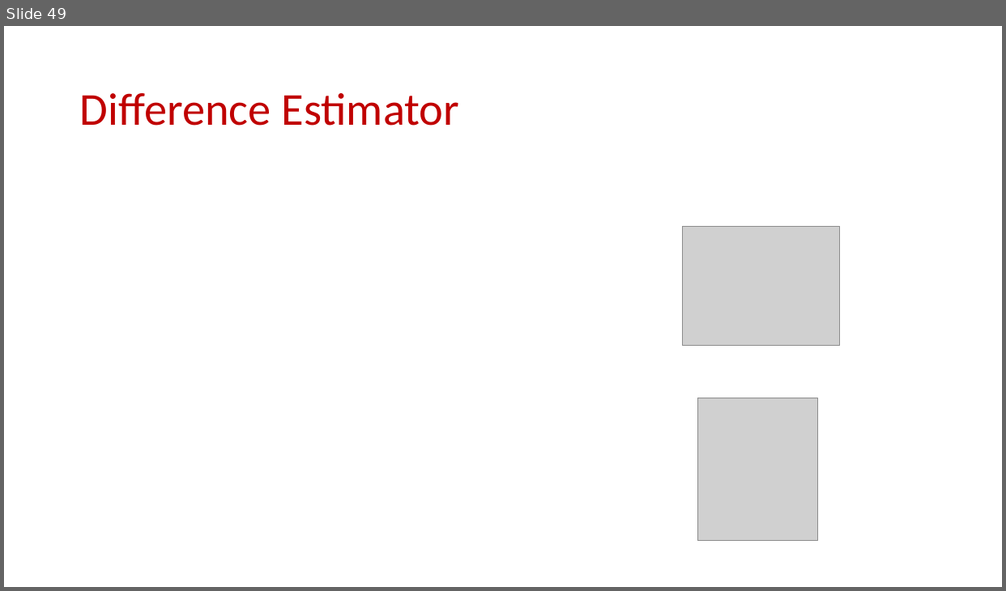
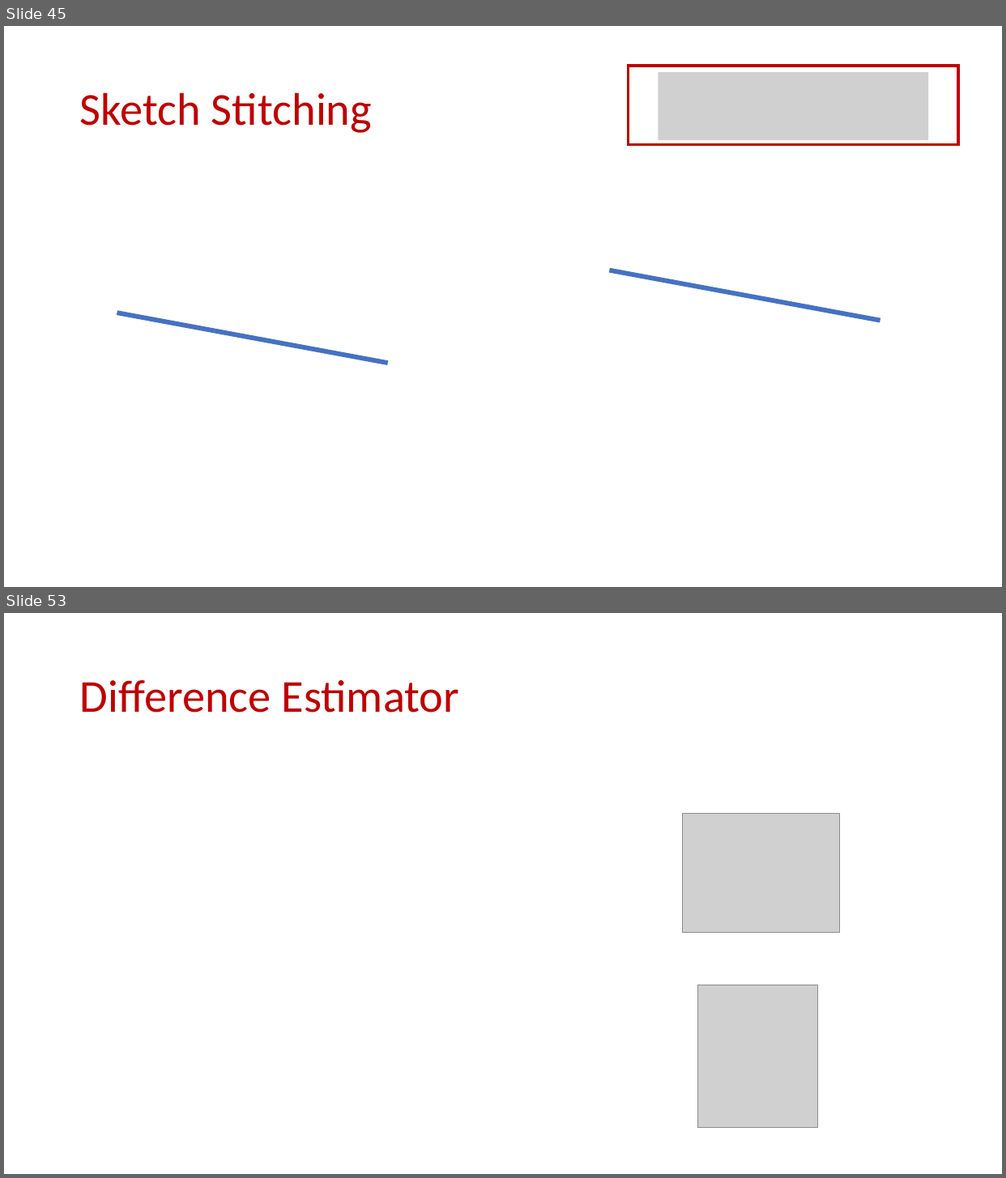
Before and after one commit to samsonzhou/samsonzhou.github.io, a slide deck: other-talks/Tight Bounds for Adversarially Robust Streams and Sliding.pptx. Shown one above the other, each under a label of ours: slide 49 before the commit, slides 45 and 53 after it; the slides between them are not shown. The pictures are 1006x591 and 1006x1178 pixels, drawn with LibreOffice and Linux fonts; fonts in the diff are those of the drawing; grey boxes stand for pictures. Boxes give left, top, right and bottom in pixels: in the first picture for what was removed or moved away, otherwise in the second. Text is boxed around its words. In the diff, an @@ line names an element or a change of style, - is before the commit and + after.

```diff
--- a/other-talks/Tight Bounds for Adversarially Robust Streams and Sliding.pptx
+++ b/other-talks/Tight Bounds for Adversarially Robust Streams and Sliding.pptx
@@ slide 45 added at bbox=[4, 26, 1002, 587], background #FFFFFF @@
@@ rectangle added at bbox=[629, 66, 958, 144], outline #C00000 3 pt @@
@@ picture added at bbox=[658, 72, 928, 140] @@
@@ title added at bbox=[80, 92, 372, 133], 44 pt, text #C00000 @@
+Sketch Stitching
@@ line added from (610, 270) to (880, 321), #4472C4 4.5 pt @@
@@ line added from (117, 313) to (388, 363), #4472C4 4.5 pt @@
@@ what was slide 49 is now slide 53 @@
```
Also in this commit, not shown: 20 slides changed, 7 other slides added, 1 slide removed, 1 other file.
